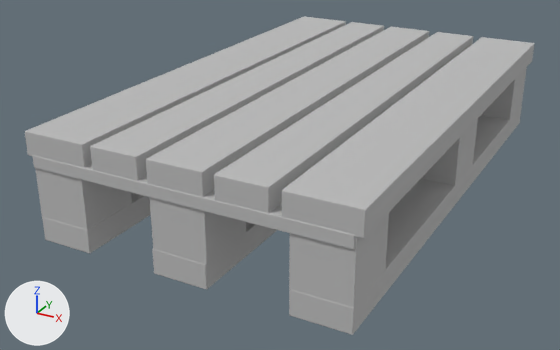
Two versions of the glTF model public/Palette/palette.glb, one commit apart.
Both versions are drawn from a camera (50 mm lens) standing at (11.5, -24.29, 11.07) and looking at (-0.86, -1.8, -0.18). The lights are fixed; the arrows at lower left show +X, +Y and +Z.

Names of what the first picture shows: 'palette'.
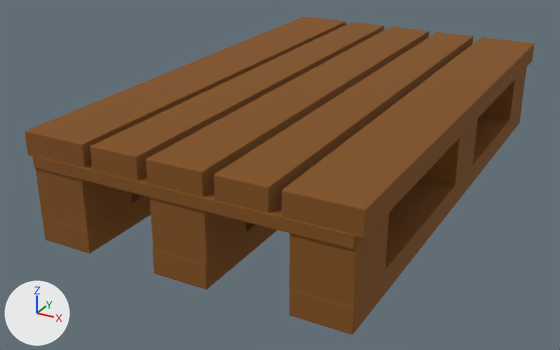
What differs and where, as boxes [x1, y1, x2, y2] in the pictures (560 x 350 px):
'palette', recoloured (grey to brown): [25, 16, 535, 335] in both

The change, as a diff of the scene's bpy script:
```diff
--- a/public/Palette/palette.glb.py
+++ b/public/Palette/palette.glb.py
@@ img_280697_23_05_23_08_14_46_0_color @@
+img_280697_23_05_23_08_14_46_0_color = load_image('280697_23_05_23_08_14_46_0_color', '_unpacked/280697_23_05_23_08_14_46_0_color', 2048, 2048, 'sRGB')
@@ mat_280697_23_05_23_08_14_46_0 @@
+mat_280697_23_05_23_08_14_46_0 = principled_material('280697_23_05_23_08_14_46_0')
+mat_280697_23_05_23_08_14_46_0.texture = img_280697_23_05_23_08_14_46_0_color
+mat_280697_23_05_23_08_14_46_0.roughness = 1.0
@@ me_palette_mesh @@
 me_palette_mesh.from_pydata(...)  # 6387 vertices, 12826 faces; spans x -5.2..5.5, y -9.3..8.4, z -0.4..3.2
-me_palette_mesh.materials.append(mat_palette)  # grey #bcbcbc
+me_palette_mesh.materials.append(mat_280697_23_05_23_08_14_46_0)  # picture img_280697_23_05_23_08_14_46_0_color
```
